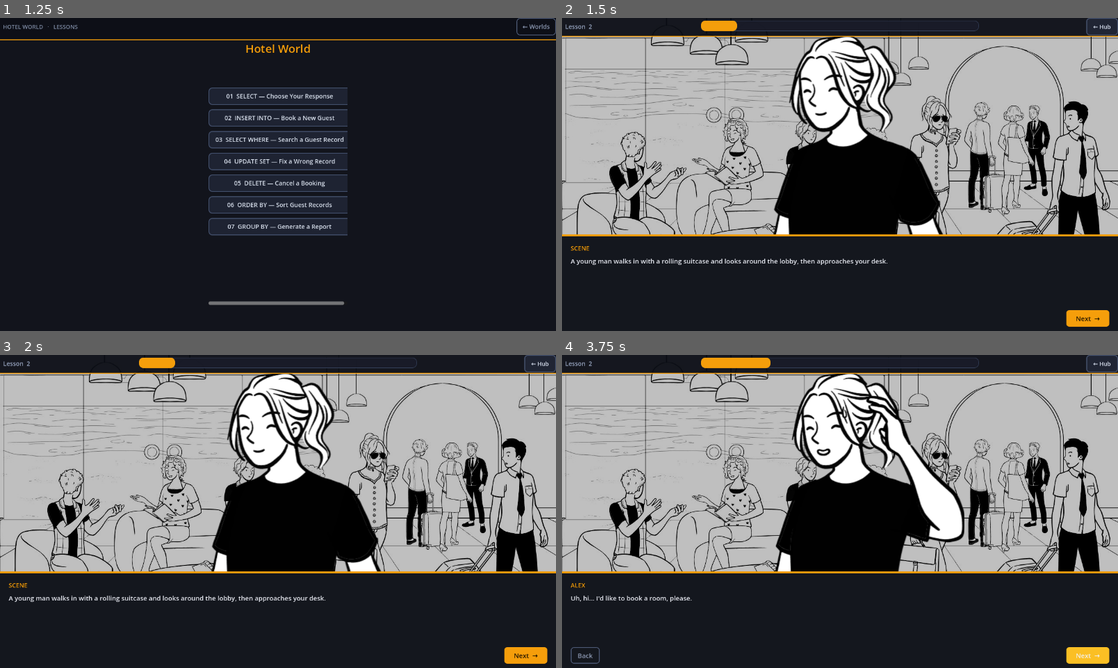
Above: before the commit, frames 1-4 (two rows, left to right).
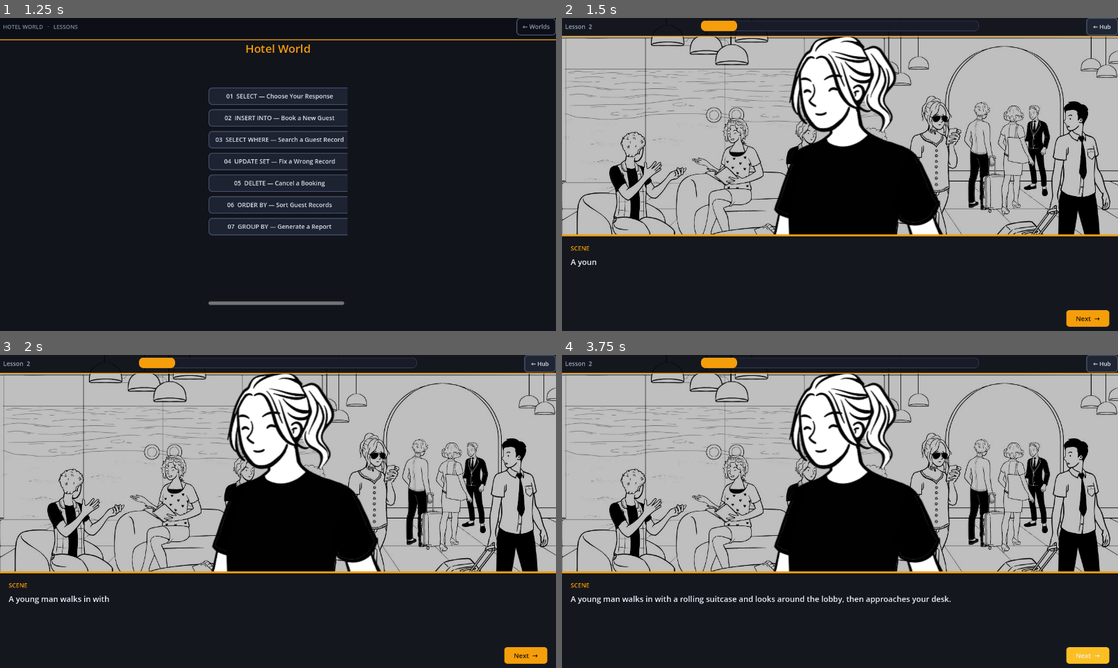
Above: after the commit, the same moments.

Repository: EricNathanCode/C.L.E.D
Game: Godot game, scene res://scene/Main.tscn
Same seed, same stepped clock (60 frames per second), same inputs: the game is played once before the commit and once after it.
Inputs:
- Up to frame 1 (1.25 s): click "Enter World →" at 0.5 s
- Up to frame 2 (1.5 s): click "02 INSERT INTO — Book a New G…" at 1.25 s
- Up to frame 3 (2 s): no input
- Up to frame 4 (3.75 s): click "← Hub" at 2 s; click "02 INSERT INTO — Book a New G…" at 2.75 s; click "Next →" at 3.5 s

Frame 1 is identical in both runs. In frame 2, 0.5% of the frame differs, in the area x 1-59%, y 76-80%; in frame 3, 0.5%; in frame 4, 6.6%, in the area x 1-73%, y 0-99%.

Commit message:
Phase 21
NPC Animation/Dialog Text

Diff:
--- a/c.l.e.d/scripts/GameScreen.gd
+++ b/c.l.e.d/scripts/GameScreen.gd
@@ -1,17 +1,6 @@
 extends Control
 # ═══════════════════════════════════════════════════════
 #  GAME SCREEN  —  scripts/GameScreen.gd
-#
-#  "npc" field format in story data:
-#    "adult_1/talk"                    → NPC_adults/adult_1/talk.png
-#    "NPC_occupations/police/talk"     → NPC_occupations/police/talk.png
-#    "NPC_occupations/librarian/idle"  → NPC_occupations/librarian/idle.png
-#
-#  NPC assignments per world:
-#    Hotel:   adult_1, adult_2            boss: NPC_occupations/hotel_manager
-#    Cafe:    adult_3, adult_4            boss: NPC_occupations/coffee_owner
-#    Police:  adult_5, adult_6            boss: NPC_occupations/police
-#    Library: adult_7, adult_8            boss: NPC_occupations/librarian
 # ═══════════════════════════════════════════════════════
 
 const GM_SCENES: Dictionary = {
@@ -32,6 +21,25 @@
 const CHAR_BASE := "res://images/characters/NPC_adults/"
 const CHAR_ROOT := "res://images/characters/"
 
+# ── NPC bob ──────────────────────────────────────────
+const BOB_AMP:    float = 7.0    # pixels — subtle speech movement
+const BOB_SPEED:  float = 10.0   # rad/s  ≈ 1.6 Hz, quick talking rhythm
+const BOB_SETTLE: float = 10.0   # lerp speed back to idle (rad/s feel)
+
+var _bob_time:   float = 0.0
+var _is_bobbing: bool  = false
+var _npc_base_top:    float = 40.0
+var _npc_base_bottom: float = 800.0  # matches tscn offset_bottom
+
+# ── Typewriter ────────────────────────────────────────
+const TYPEWRITER_CPS: float = 38.0  # characters per second
+
+var _full_text:  String = ""
+var _type_index: int    = 0
+var _type_accum: float  = 0.0
+var _typing:     bool   = false
+
+# ── General ───────────────────────────────────────────
 var _tex_cache:   Dictionary = {}
 var _bg_textures: Dictionary = {}
 var _story:       Array      = []
@@ -47,44 +55,41 @@
 
 	# Top bar dark strip
 	var tb_bg := ColorRect.new()
-	tb_bg.color        = Color(0.04, 0.05, 0.08, 0.94)
-	tb_bg.anchor_right = 1.0
+	tb_bg.color         = Color(0.04, 0.05, 0.08, 0.94)
+	tb_bg.anchor_right  = 1.0
 	tb_bg.offset_bottom = 42.0
-	tb_bg.mouse_filter = Control.MOUSE_FILTER_IGNORE
-	tb_bg.z_index      = 2
+	tb_bg.mouse_filter  = Control.MOUSE_FILTER_IGNORE
+	tb_bg.z_index       = 2
 	add_child(tb_bg)
 
-	# Top bar bottom amber accent line
+	# Top bar amber accent line
 	var tb_line := ColorRect.new()
-	tb_line.color        = Color("#F59E0B")
-	tb_line.anchor_right = 1.0
-	tb_line.offset_top   = 41.0
+	tb_line.color         = Color("#F59E0B")
+	tb_line.anchor_right  = 1.0
+	tb_line.offset_top    = 41.0
 	tb_line.offset_bottom = 43.0
-	tb_line.mouse_filter = Control.MOUSE_FILTER_IGNORE
-	tb_line.z_index      = 2
+	tb_line.mouse_filter  = Control.MOUSE_FILTER_IGNORE
+	tb_line.z_index       = 2
 	add_child(tb_line)
 
-	# Amber accent line at top edge of dialogue box
+	# Amber accent line at dialogue box top edge
 	var dlg_line := ColorRect.new()
-	dlg_line.color        = Color("#F59E0B")
-	dlg_line.anchor_top   = 1.0
-	dlg_line.anchor_right = 1.0
+	dlg_line.color         = Color("#F59E0B")
+	dlg_line.anchor_top    = 1.0
+	dlg_line.anchor_right  = 1.0
 	dlg_line.anchor_bottom = 1.0
-	dlg_line.offset_top   = -222.0
+	dlg_line.offset_top    = -222.0
 	dlg_line.offset_bottom = -218.0
-	dlg_line.mouse_filter = Control.MOUSE_FILTER_IGNORE
-	dlg_line.z_index      = 3
+	dlg_line.mouse_filter  = Control.MOUSE_FILTER_IGNORE
+	dlg_line.z_index       = 3
 	add_child(dlg_line)
 
-	# TopBar — ensure labels render above our bg strips
-	$TopBar.z_index = 3
+	$TopBar.z_index    = 3
 	$ProgressBar.z_index = 3
 
-	# TopBar label
 	$TopBar/LessonLabel.add_theme_font_size_override("font_size", 14)
 	$TopBar/LessonLabel.add_theme_color_override("font_color", Color(0.60, 0.65, 0.76))
 
-	# Button hierarchy
 	_style_btn($TopBar/BackToHubButton, "secondary", 13)
 	$TopBar/BackToHubButton.text = "← Hub"
 
@@ -95,35 +100,89 @@
 	_style_btn($SQLOverlay/CenterContainer/PanelContainer/OuterVBox/BackToDialogueButton, "secondary", 14)
 	$SQLOverlay/CenterContainer/PanelContainer/OuterVBox/BackToDialogueButton.text = "← Dialogue"
 
-	# Dialogue character name — amber accent
+	# Character name — amber, readable
 	$DialogueArea/CharacterName.add_theme_font_size_override("font_size", 14)
 	$DialogueArea/CharacterName.add_theme_color_override("font_color", Color("#F59E0B"))
 	$DialogueArea/CharacterName.add_theme_constant_override("outline_size", 1)
 	$DialogueArea/CharacterName.add_theme_color_override("font_outline_color", Color(0, 0, 0, 0.7))
 
-	# Dialogue text
-	$DialogueArea/DialogueText.add_theme_font_size_override("font_size", 15)
-	$DialogueArea/DialogueText.add_theme_color_override("font_color", Color(0.92, 0.93, 0.96))
-
-	# SQL overlay panel
+	# Dialogue text — larger for legibility
+	$DialogueArea/DialogueText.add_theme_font_size_override("font_size", 18)
+	$DialogueArea/DialogueText.add_theme_color_override("font_color", Color(0.93, 0.94, 0.97))
+
 	_style_sql_panel()
-
 	_load_all_textures()
 	_style_progress_bar()
 
+	# Read the NPC's actual base offsets so bob is always relative to them
+	_npc_base_top    = $NPCSprite.offset_top
+	_npc_base_bottom = $NPCSprite.offset_bottom
+
 func _style_sql_panel() -> void:
-	var panel_style := StyleBoxFlat.new()
-	panel_style.bg_color = Color(0.08, 0.10, 0.15, 0.98)
-	panel_style.border_color = Color(0.24, 0.30, 0.42)
-	panel_style.set_border_width_all(2)
-	panel_style.set_corner_radius_all(12)
-	panel_style.content_margin_left   = 0
-	panel_style.content_margin_right  = 0
-	panel_style.content_margin_top    = 0
-	panel_style.content_margin_bottom = 0
-	$SQLOverlay/CenterContainer/PanelContainer.add_theme_stylebox_override("panel", panel_style)
-
-# ── Keyboard shortcuts ────────────────────────────────────
+	var ps := StyleBoxFlat.new()
+	ps.bg_color     = Color(0.08, 0.10, 0.15, 0.98)
+	ps.border_color = Color(0.24, 0.30, 0.42)
+	ps.set_border_width_all(2)
+	ps.set_corner_radius_all(12)
+	$SQLOverlay/CenterContainer/PanelContainer.add_theme_stylebox_override("panel", ps)
+
+# ── Per-frame: bob + typewriter ───────────────────────
+func _process(delta: float) -> void:
+	# NPC bob — only while typewriter is actively revealing text
+	if _is_bobbing and $NPCSprite.visible:
+		if _typing:
+			# Talking: fast up-down speech movement
+			_bob_time += delta
+			var bob: float = sin(_bob_time * BOB_SPEED) * BOB_AMP
+			$NPCSprite.offset_top    = _npc_base_top    + bob
+			$NPCSprite.offset_bottom = _npc_base_bottom + bob
+		else:
+			# Idle: smoothly settle back to base position
+			var cur_top: float = $NPCSprite.offset_top
+			if abs(cur_top - _npc_base_top) > 0.2:
+				var t: float = BOB_SETTLE * delta
+				$NPCSprite.offset_top    = lerp($NPCSprite.offset_top,    _npc_base_top,    t)
+				$NPCSprite.offset_bottom = lerp($NPCSprite.offset_bottom, _npc_base_bottom, t)
+			else:
+				$NPCSprite.offset_top    = _npc_base_top
+				$NPCSprite.offset_bottom = _npc_base_bottom
+				_bob_time = 0.0   # reset so next speech always starts from centre
+
+	# Typewriter character reveal
+	if _typing:
+		_type_accum += delta
+		var n: int = int(_type_accum * TYPEWRITER_CPS)
+		if n > 0:
+			_type_index = mini(_type_index + n, _full_text.length())
+			_type_accum -= float(n) / TYPEWRITER_CPS
+			$DialogueArea/DialogueText.text = _full_text.substr(0, _type_index)
+			if _type_index >= _full_text.length():
+				_typing = false
+
+# ── Typewriter helpers ────────────────────────────────
+func _start_typewriter(text: String) -> void:
+	_full_text   = text
+	_type_index  = 0
+	_type_accum  = 0.0
+	_typing      = true
+	_bob_time    = 0.0   # always start bob from neutral so no snap
+	$DialogueArea/DialogueText.text = ""
+
+func _finish_typewriter() -> void:
+	_typing      = false
+	_type_index  = _full_text.length()
+	$DialogueArea/DialogueText.text = _full_text
+
+# ── Bob helpers ───────────────────────────────────────
+func _start_bob() -> void:
+	_is_bobbing = true
+
+func _stop_bob() -> void:
+	_is_bobbing  = false
+	$NPCSprite.offset_top    = _npc_base_top
+	$NPCSprite.offset_bottom = _npc_base_bottom
+
+# ── Keyboard shortcuts ────────────────────────────────
 func _unhandled_input(event: InputEvent) -> void:
 	if not visible:
 		return
@@ -158,7 +217,7 @@
 			KEY_ESCAPE:
 				_on_back_to_hub()
 
-# ── Texture loading ───────────────────────────────────────
+# ── Texture loading ───────────────────────────────────
 func _load_all_textures() -> void:
 	for pair in [["hotel", BG_HOTEL], ["cafe", BG_CAFE],
 				 ["police", BG_POLICE], ["library", BG_LIBRARY]]:
@@ -244,6 +303,7 @@
 	_close_overlay()
 	_run_step()
 
+# ── Story engine ──────────────────────────────────────
 func _run_step() -> void:
 	if _step >= _story.size():
 		get_tree().root.get_node("Main").show_screen("complete")
@@ -259,8 +319,14 @@
 			var npc_key:  String = s.get("npc", "")
 			_set_expression(char_key, npc_key)
 			$DialogueArea/CharacterName.text                  = s.get("name", "")
-			$DialogueArea/DialogueText.text                   = s.get("text", "")
 			$DialogueArea/DialogueButtons/NextButton.visible  = true
+			_start_typewriter(s.get("text", ""))
+			# Bob only when a real NPC character is speaking.
+			# char "scene" = narration, char "you" = player — keep sprite still.
+			if char_key != "scene" and char_key != "you":
+				_start_bob()
+			else:
+				_stop_bob()
 			GameManager.speak(s.get("text", ""), char_key)
 
 		"sql_choice":
@@ -281,8 +347,12 @@
 			else:
 				main.show_screen("failed")
 
+# ── SQL Terminal ──────────────────────────────────────
 func _show_challenge(step: Dictionary, gm_key: String) -> void:
 	GameManager.stop_speaking()
+	_stop_bob()
+	_finish_typewriter()
+
 	var path: String = GM_SCENES.get(gm_key, "")
 	if path.is_empty():
 		push_error("GameScreen: unknown gamemode key: " + gm_key)
@@ -334,19 +404,27 @@
 	_step += 1
 	_run_step()
 
+# ── Navigation ────────────────────────────────────────
 func _on_next() -> void:
 	GameManager.stop_speaking()
+	# First press while typing → complete text; second press → advance
+	if _typing:
+		_finish_typewriter()
+		return
 	_step += 1
 	_run_step()
 
 func _on_back() -> void:
 	GameManager.stop_speaking()
+	_finish_typewriter()
 	_close_overlay()
 	_step = max(0, _step - 1)
 	_run_step()
 
 func _on_back_to_hub() -> void:
 	GameManager.stop_speaking()
+	_finish_typewriter()
+	_stop_bob()
 	_close_overlay()
 	get_tree().root.get_node("Main").show_screen("dashboard")
 
@@ -379,7 +457,7 @@
 	script.free()
 	return result
 
-# ── Progress bar ─────────────────────────────────────
+# ── Progress bar ──────────────────────────────────────
 func _update_progress() -> void:
 	var total: int = 0
 	for s in _story:
@@ -388,7 +466,7 @@
 	if total == 0:
 		return
 	var done: int = 0
-	for i in range(min(_step + 1, _story.size())):
+	for i in range(mini(_step + 1, _story.size())):
 		if _story[i].get("type", "") != "end":
 			done += 1
 	$ProgressBar.value = float(done) / float(total)
